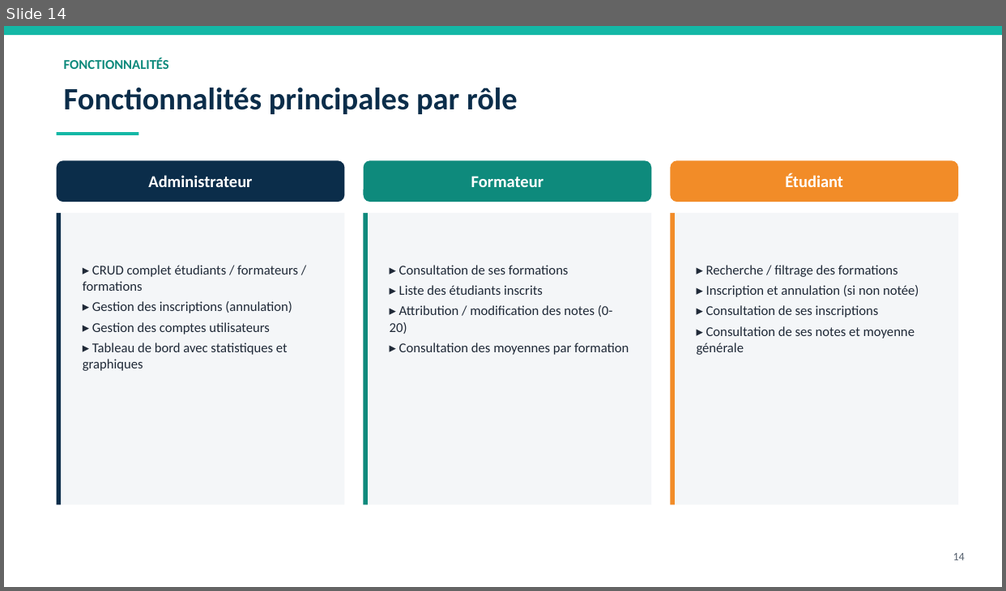
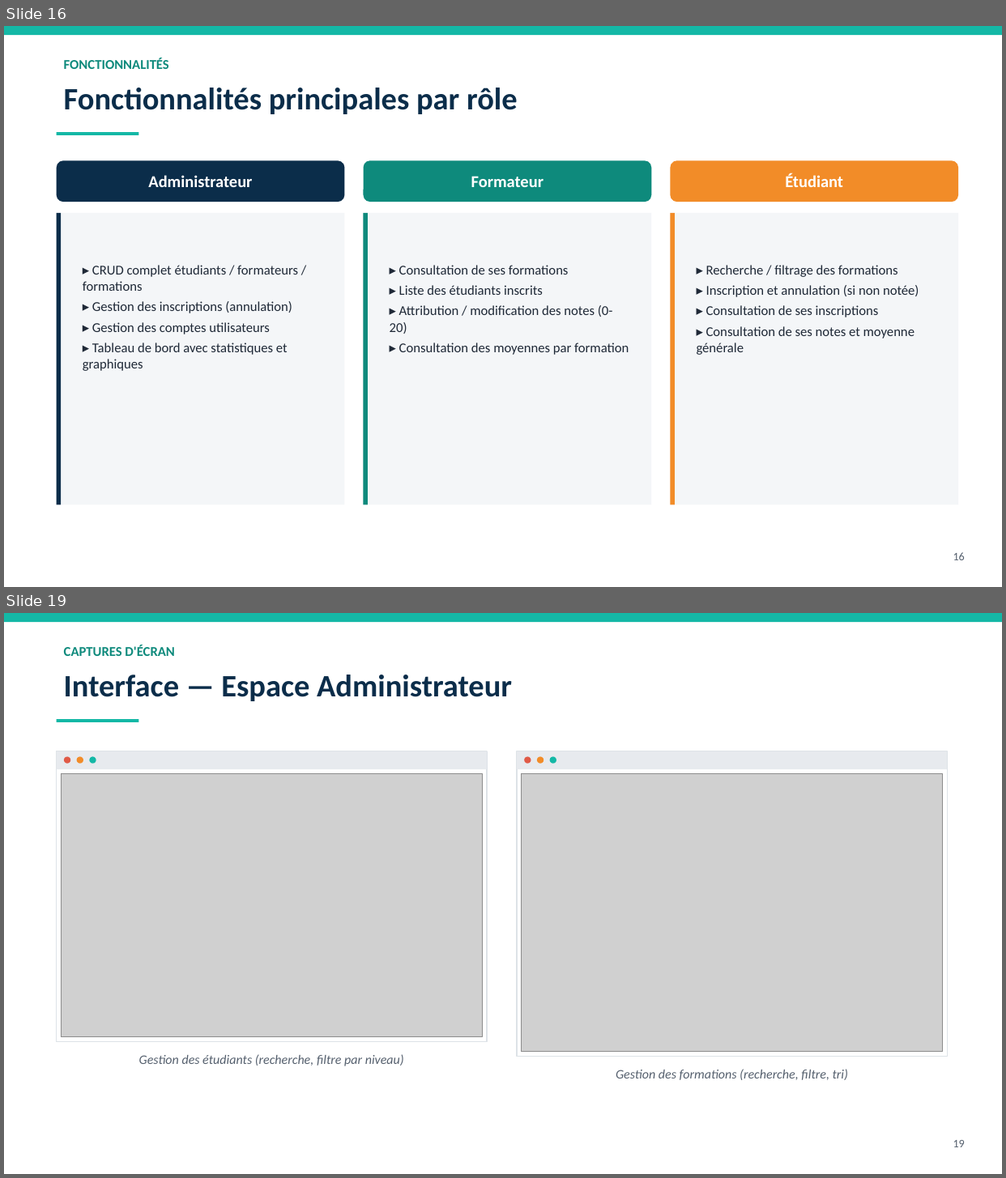
Before and after one commit to ASapAbro/E-Educ, a slide deck: complet/report/Presentation_Projet_Gestion_Formations.pptx. Shown one above the other, each under a label of ours: slide 14 before the commit, slides 16 and 19 after it; the slides between them are not shown. The pictures are 1006x591 and 1006x1178 pixels, drawn with LibreOffice and Linux fonts; fonts in the diff are those of the drawing; grey boxes stand for pictures. Boxes give left, top, right and bottom in pixels: in the first picture for what was removed or moved away, otherwise in the second. Text is boxed around its words. In the diff, an @@ line names an element or a change of style, - is before the commit and + after.

Commit message:
Enrichissement de la présentation : diagramme de cas d'utilisation, aperçu BDD réel, captures d'écran des interfaces
Ajoute un diagramme UML des cas d'utilisation, une slide d'aperçu réel de
MongoDB (mongosh) et des captures d'écran authentiques de l'application
(connexion, tableaux de bord admin/formateur/étudiant, gestion des
étudiants/formations, notation). Le tableau de bord de la slide
"Interface" utilise désormais une vraie capture au lieu d'un graphique
factice.

```diff
--- a/complet/report/Presentation_Projet_Gestion_Formations.pptx
+++ b/complet/report/Presentation_Projet_Gestion_Formations.pptx
@@ slide 19 added at (4, 613, 1002, 1174), background #FFFFFF @@
@@ rectangle added at (4, 613, 1002, 622), fill #14B8A6 @@
@@ text added at (64, 645, 174, 656), 13 pt, text #0E8A7C, bold @@
+CAPTURES D'ÉCRAN
@@ text added at (64, 675, 512, 701), 30 pt, text #0B2D4A, bold @@
+Interface — Espace Administrateur
@@ rectangle added at (57, 719, 138, 722), fill #14B8A6 @@
@@ rectangle added at (57, 752, 487, 1042), fill #FFFFFF, outline #DDE2E7 1 pt @@
@@ rectangle added at (57, 752, 487, 769), fill #E7EAEE @@
@@ ellipse added at (64, 756, 70, 764), fill #E05A47 @@
@@ ellipse added at (77, 756, 83, 764), fill #F28C28 @@
@@ ellipse added at (89, 756, 96, 764), fill #14B8A6 @@
@@ rectangle added at (517, 752, 948, 1056), fill #FFFFFF, outline #DDE2E7 1 pt @@
@@ rectangle added at (517, 752, 948, 769), fill #E7EAEE @@
@@ ellipse added at (524, 756, 531, 764), fill #E05A47 @@
@@ ellipse added at (537, 756, 543, 764), fill #F28C28 @@
@@ ellipse added at (550, 756, 556, 764), fill #14B8A6 @@
@@ picture added at (61, 774, 483, 1037) @@
@@ picture added at (522, 774, 943, 1052) @@
@@ text added at (139, 1054, 404, 1067), 12.5 pt, text #55606E, italic @@
+Gestion des étudiants (recherche, filtre par niveau)
@@ text added at (616, 1069, 848, 1080), 12.5 pt, text #55606E, italic @@
+Gestion des formations (recherche, filtre, tri)
@@ text added at (953, 1140, 965, 1148), 11 pt, text #55606E @@
+19
@@ what was slide 14 is now slide 16 @@
@@ slide 16 changed as well @@
@@ text at (953, 552, 965, 561): text changed @@
-14
+16
```
Also in this commit, not shown: 12 other slides changed, 5 other slides added, 1 other file.
